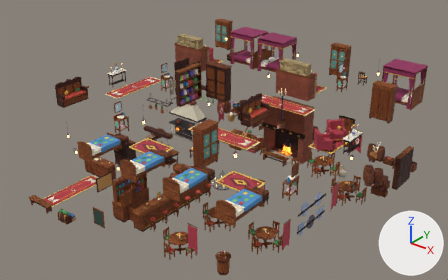
One commit to the glTF model art/town/shops/shop_tavern_interior.gltf: the scene before it, then after it.
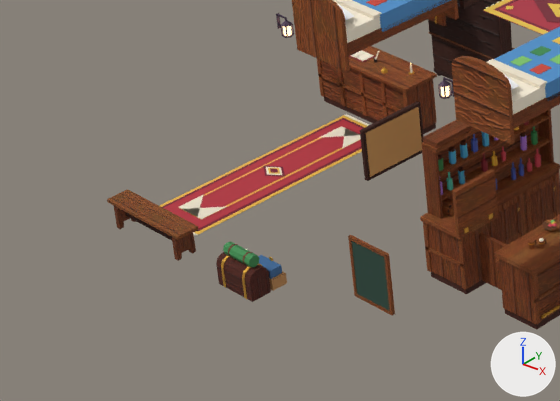
There are two pictures of each version: one whole from a 50 mm camera at (21.08, -17.29, 19.75) aimed at (-0.05, 9.13, 3.37), one close up on the part from 0% to 33% of the width and 52% to 90% of the height. Lighting does not change. The marker at lower right points along +X, +Y and +Z. The last two pictures show the newer version. Objects named as collision shapes, trigger or cutter boxes, shadow casters or lower levels of detail are left out. Vertices at exactly the same position are counted once.

Objects in the first close-up: 'shop_tavern_interior'.
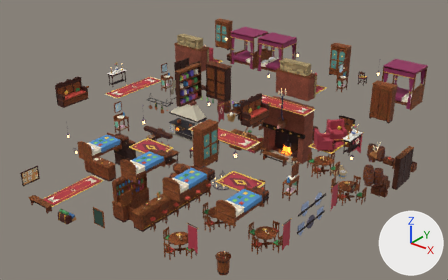
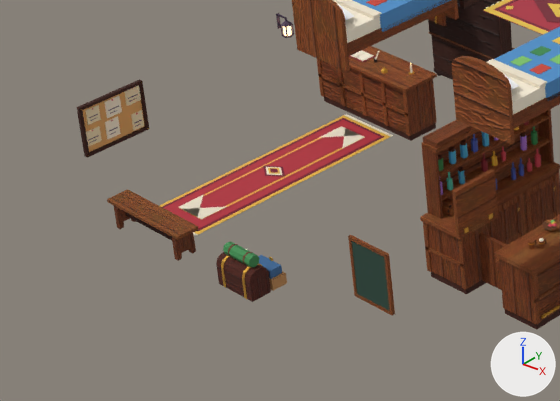
Pixel boxes [x1, y1, x2, y2] of what changed, in the close-ups (560 x 401 px; the box of a moved part takes in the faces that stretch with it):
'shop_tavern_interior', reshaped: before [107, 0, 560, 329]; after [77, 0, 560, 329]
part 1 of me_p14, deleted: before [438, 77, 454, 99]
part 2 of me_p14, moved or reshaped: before [360, 107, 424, 181]; after [77, 81, 149, 157]
part 3 of me_p14, surface changed: before [360, 101, 422, 181]; after [77, 79, 149, 158]

The change in detail:
me_p14 is used by ob_shop_tavern_interior; location (0.0, 0.0, 0.0).
me_p14 had 45750 vertices, 80168 faces and spanned x -8.6..8.6, y -0.1..19.1, z 0.0..7.8.
me_p14 now has 45633 vertices, 79982 faces and spans x -8.6..8.6, y -0.1..19.1, z 0.0..7.8.
me_p14 part 1: 12 loose pieces with 117 vertices, spanning x -4.7..-4.4, y 4.5..4.7, z 1.7..2.0, are deleted.
me_p14 part 2: 336 vertices moved from x -4.5..-4.4, y 2.7..3.9, z 1.0..1.9 to x -8.5..-8.4, y 0.4..1.6, z 1.0..1.9.
me_p14 part 3: 508 kept faces spanning x -8.5..-8.4, y 0.4..1.6, z 1.0..1.9 get new texture (UV) coordinates.
